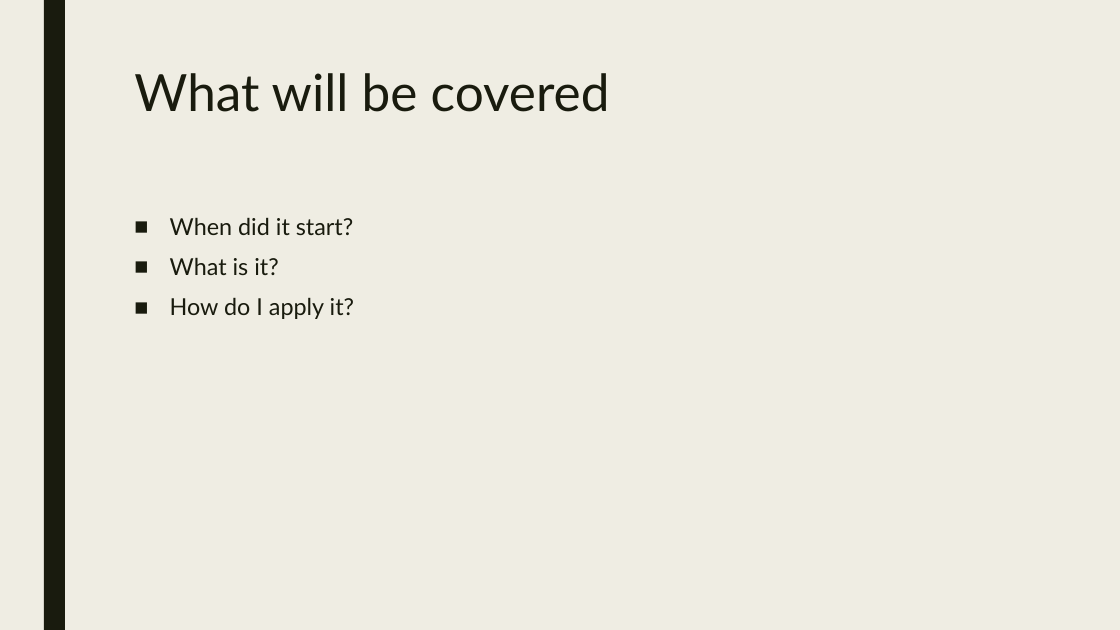
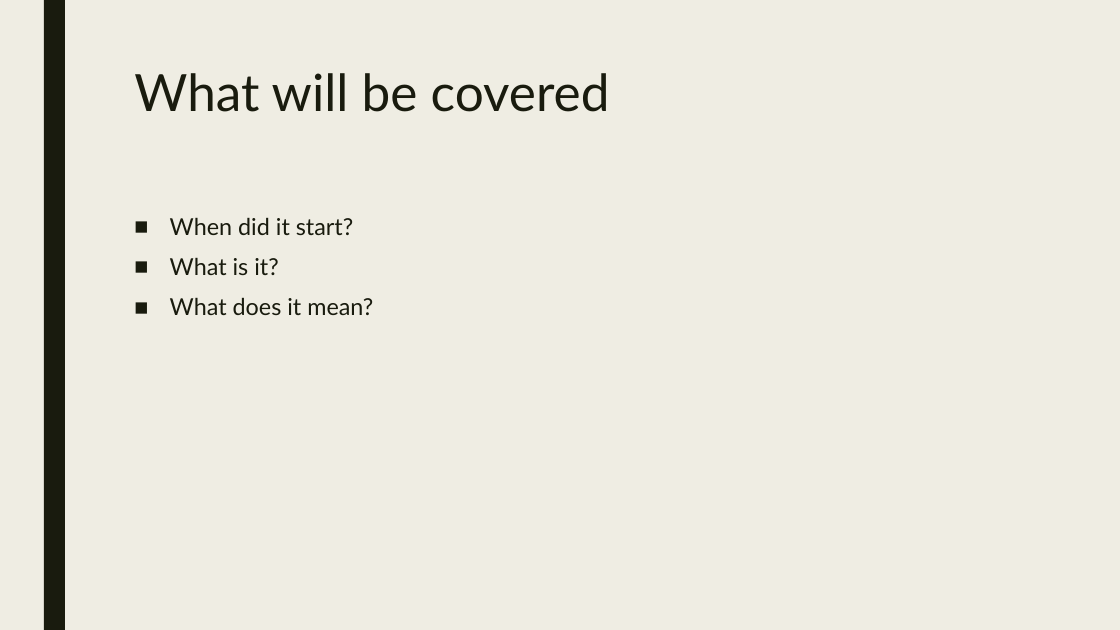
Before and after one commit to RadicalCaitlin/DefensiveCode, a slide deck: slide 2 of presentation-assets/Defensive Coding Slides.pptx. Drawn at 1120x630 pixels with LibreOffice and Linux fonts; fonts in the diff are those of the drawing. Boxes give left, top, right and bottom in pixels: in the first picture for what was removed or moved away, otherwise in the second. Text is boxed around its words. In the diff, an @@ line names an element or a change of style, - is before the commit and + after.

```diff
--- a/presentation-assets/Defensive Coding Slides.pptx
+++ b/presentation-assets/Defensive Coding Slides.pptx
@@ text at <box>170,297,373,315</box>: text changed @@
-■ How do I apply it?
+■ What does it mean?
```
Also in this commit, not shown: 2 other slides changed, 3 slides added.
